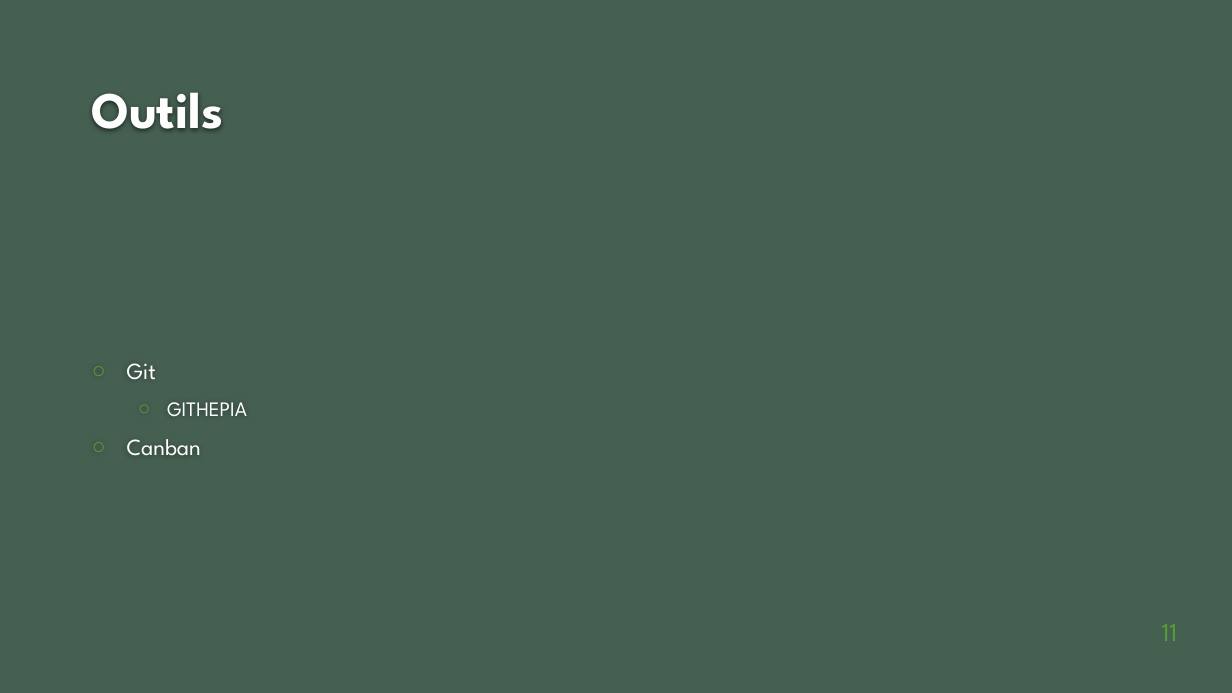
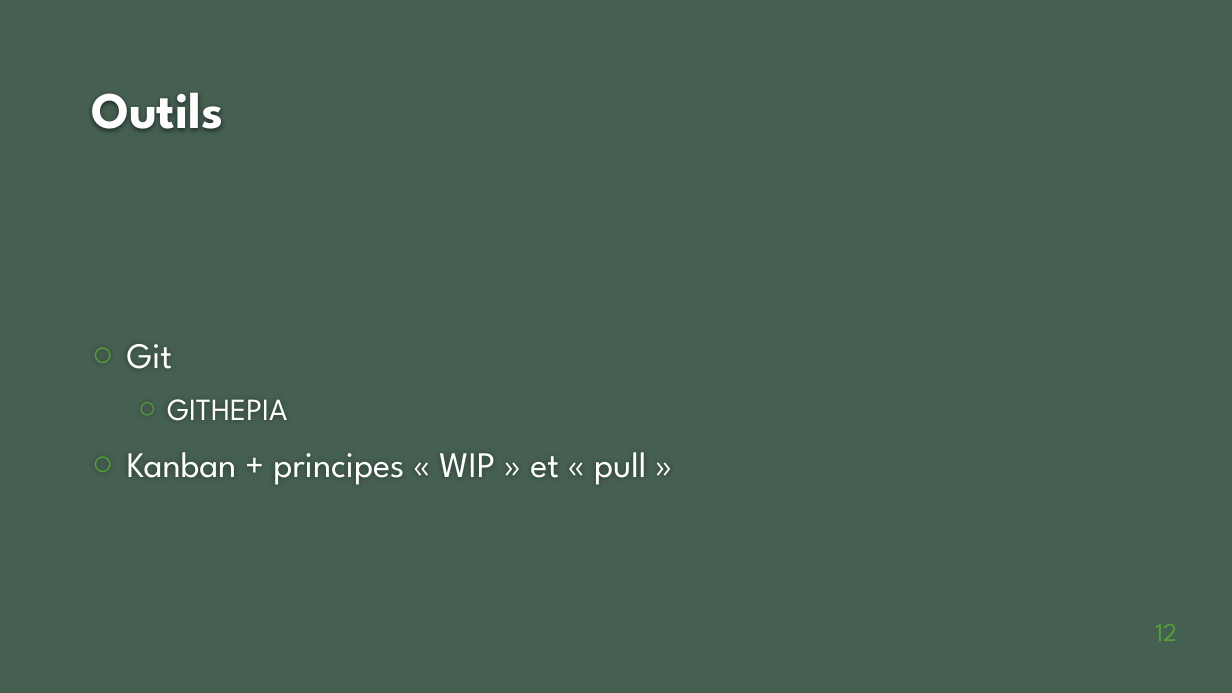
Before and after one commit to stevenliatti/quiz, a slide deck: slide 12 of doc/PresentationYourQuiz.pptx (slide 11 before the commit). Drawn at 1232x693 pixels with LibreOffice and Linux fonts; fonts in the diff are those of the drawing; background and template pictures are left out. Boxes give left, top, right and bottom in pixels: in the first picture for what was removed or moved away, otherwise in the second. Text is boxed around its words. In the diff, an @@ line names an element or a change of style, - is before the commit and + after.

```diff
--- a/doc/PresentationYourQuiz.pptx
+++ b/doc/PresentationYourQuiz.pptx
@@ text at <box>127,344,287,421</box>: size 18 to 28 pt in "Git"; size 16 to 24 pt in "GITHEPIA"; more space between paragraphs @@
@@ text at <box>127,452,646,485</box>: text changed; size 18 to 28 pt @@
-○ Canban
+○ Kanban + principes « WIP » et « pull »
@@ page number at <box>1155,624,1177,641</box>: text changed @@
-11
+12
```
Also in this commit, not shown: 5 other slides changed, 2 slides added, 1 slide removed.
